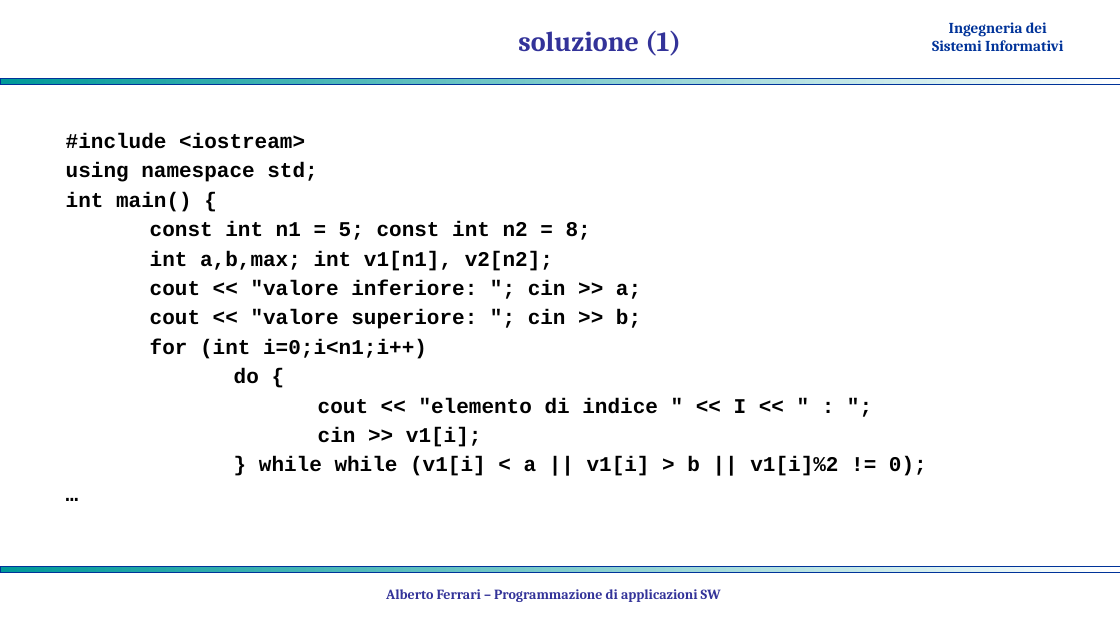
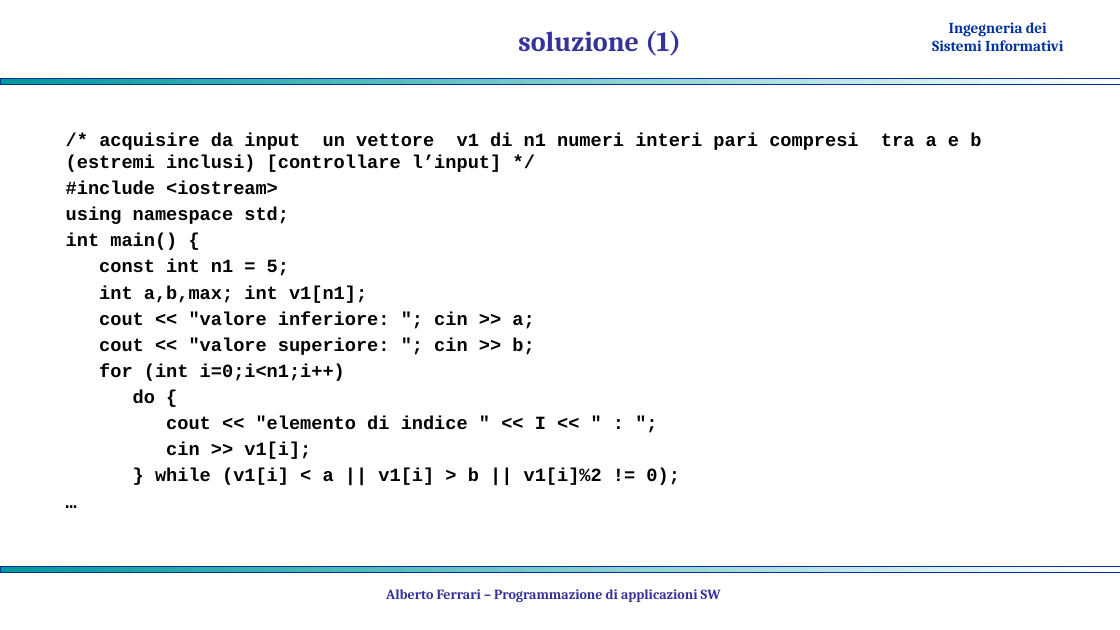
Before and after one commit to albertoferrari/pasw, a slide deck: slide 9 of lezioni/PASW03e - C++ dati strutturati.pptx. Drawn at 1120x630 pixels with LibreOffice and Linux fonts; fonts in the diff are those of the drawing; background and template pictures are left out. Boxes give left, top, right and bottom in pixels: in the first picture for what was removed or moved away, otherwise in the second. Text is boxed around its words. In the diff, an @@ line names an element or a change of style, - is before the commit and + after.

```diff
--- a/lezioni/PASW03e - C++ dati strutturati.pptx
+++ b/lezioni/PASW03e - C++ dati strutturati.pptx
@@ text at (x1=66, y1=133, x2=858, y2=172): paragraph added @@
+/* acquisire da input un vettore v1 di n1 numeri interi pari compresi tra a e b (estremi inclusi) [controllare l’input] */
@@ text at (x1=66, y1=181, x2=546, y2=459): size 18 to 16 pt in "#include <iostream>", "using namespace std;", "int main() {", "cout << "valore inferiore: "; cin >> ..." and 6 more places @@
@@ text at (x1=99, y1=259, x2=367, y2=303): text changed; size 18 to 16 pt @@
-const int n1 = 5; const int n2 = 8;
-int a,b,max; int v1[n1], v2[n2];
+const int n1 = 5;
+int a,b,max; int v1[n1];
@@ text at (x1=155, y1=468, x2=680, y2=485): text changed; size 18 to 16 pt @@
-} while while (v1[i] < a || v1[i] > b || v1[i]%2 != 0);
+} while (v1[i] < a || v1[i] > b || v1[i]%2 != 0);
```
Also in this commit, not shown: 6 other slides changed, 8 slides added, 3 other files.
